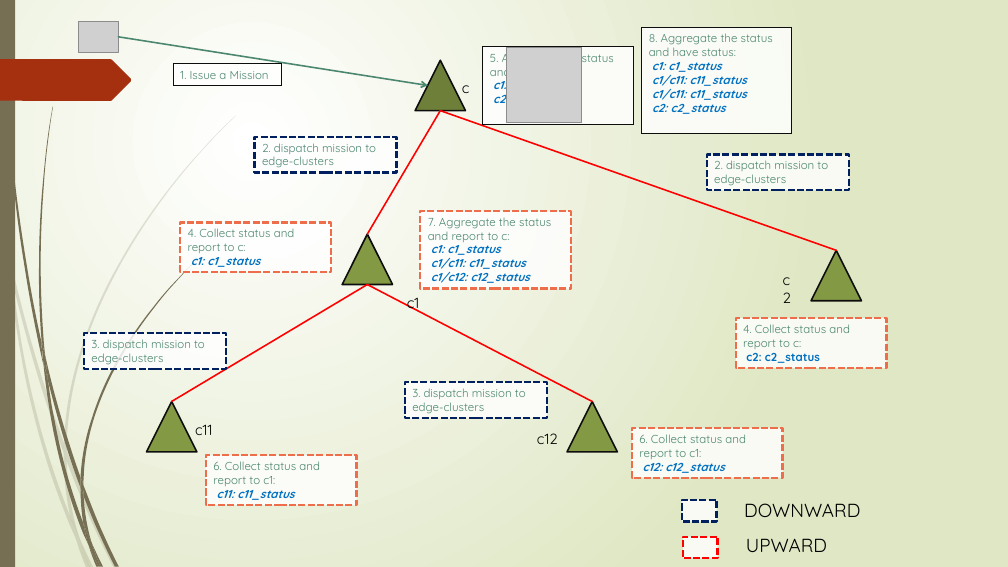
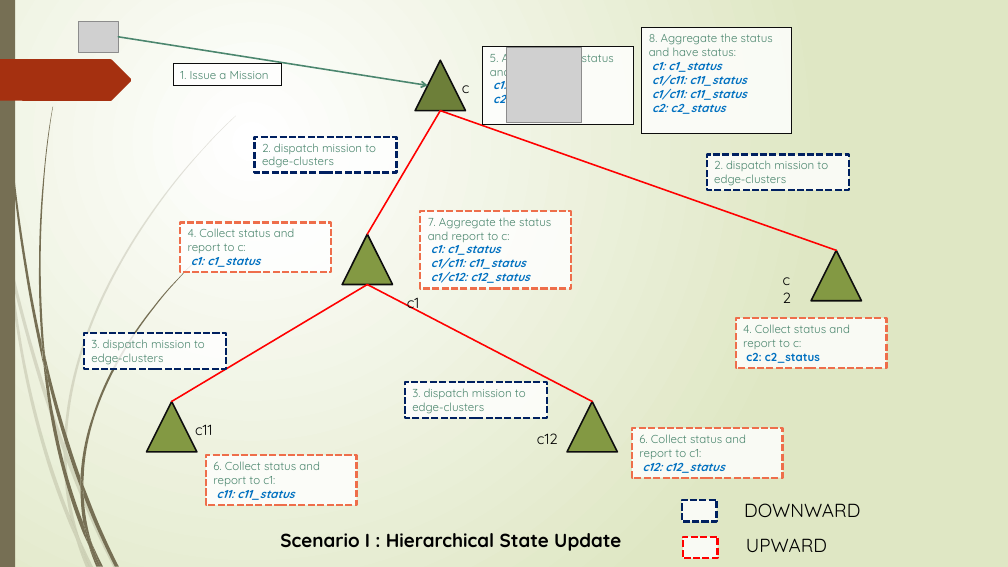
Before and after one commit to pdgetrf/ArktosEdge, a slide deck: slide 4 of slides/extend_mission.pptx. Drawn at 1008x567 pixels with LibreOffice and Linux fonts; fonts in the diff are those of the drawing; grey boxes stand for pictures. Boxes give left, top, right and bottom in pixels: in the first picture for what was removed or moved away, otherwise in the second. Text is boxed around its words. In the diff, an @@ line names an element or a change of style, - is before the commit and + after.

Commit message:
update slides about mission state and pruner

```diff
--- a/slides/extend_mission.pptx
+++ b/slides/extend_mission.pptx
@@ text added at bbox=[280, 533, 621, 551], 18 pt, text #000000, bold @@
+Scenario I : Hierarchical State Update
```
Also in this commit, not shown: 5 other slides changed, 2 slides added, 1 slide removed.
